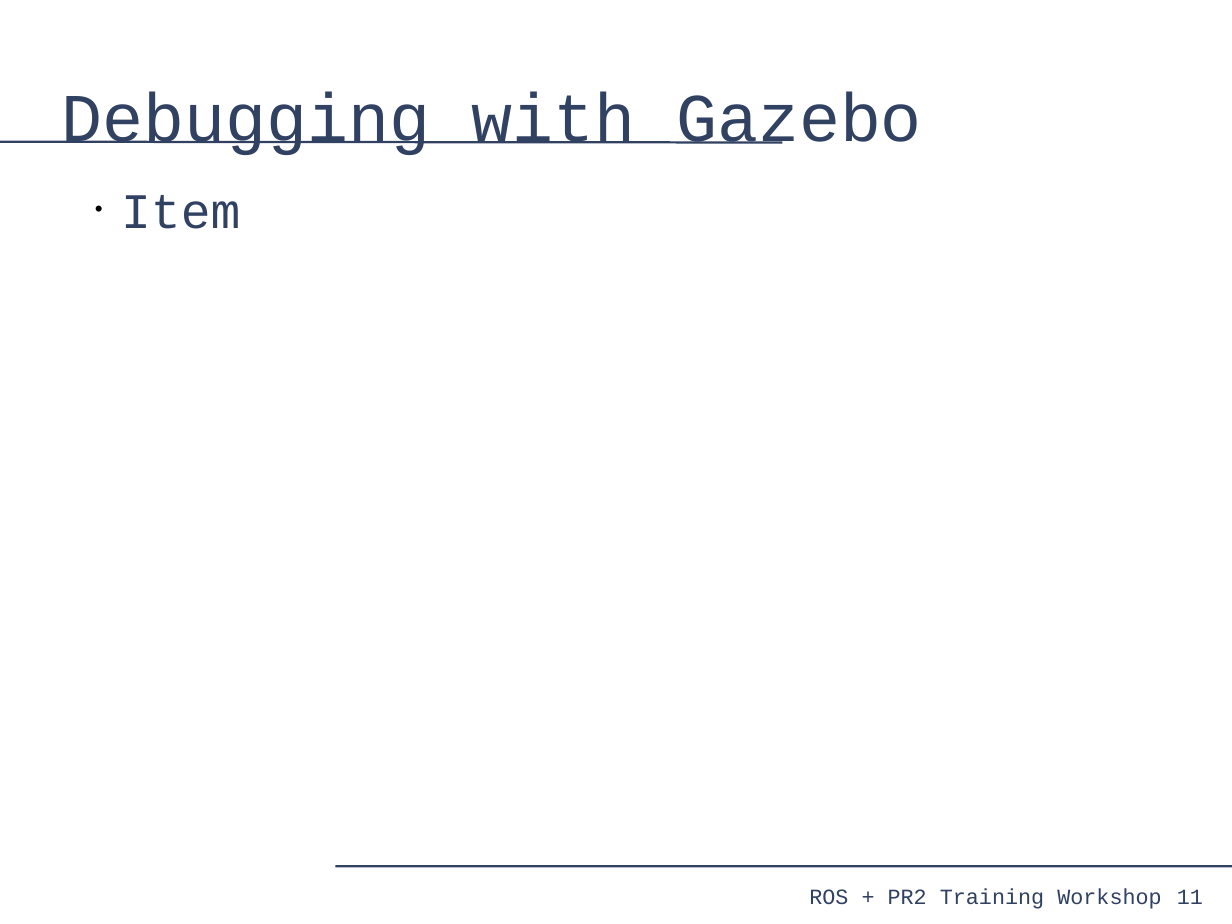
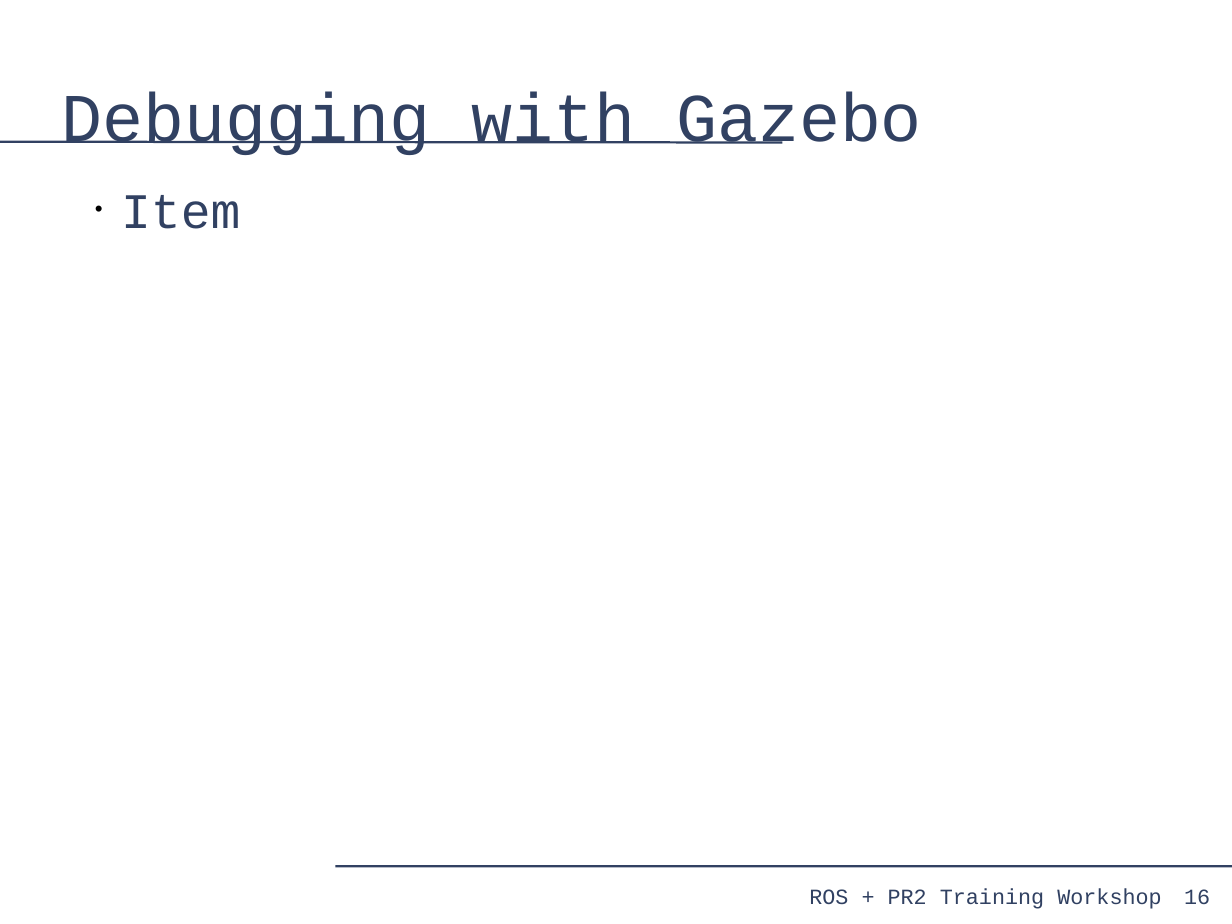
Before and after one commit to PR2/pr2_docs, a slide deck: slide 16 of pr2_training_workshop/simulation/simulation_training_workshop.odp (slide 11 before the commit). Drawn at 1232x924 pixels with LibreOffice and Linux fonts; fonts in the diff are those of the drawing. Boxes give left, top, right and bottom in pixels: in the first picture for what was removed or moved away, otherwise in the second. Text is boxed around its words. In the diff, an @@ line names an element or a change of style, - is before the commit and + after.

```diff
--- a/pr2_training_workshop/simulation/simulation_training_workshop.odp
+++ b/pr2_training_workshop/simulation/simulation_training_workshop.odp
@@ page number removed at (1177, 889, 1203, 904) @@
-11
@@ page number added at (1184, 889, 1210, 904), 14 pt, text #314162 @@
+16
```
Also in this commit, not shown: 11 other slides changed, 7 slides added, 2 slides removed.
